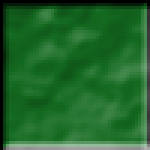
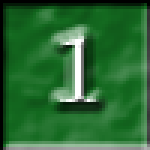
Layered file, before and after one edit (150 × 150). Changes by layer:
added layer "1" above "Layer 0" over left=57, top=36, right=99, bottom=102
